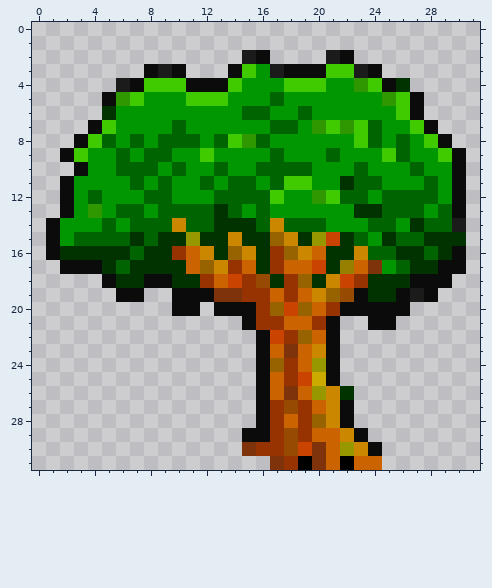
Pixel-art sprite: res/dungeons/tree2.png. Above, as it was before the edit.
The file is 32x32 pixels. Colours within 5 levels of each other are drawn and written as one. The old version is drawn lined up with the new one.
The result:
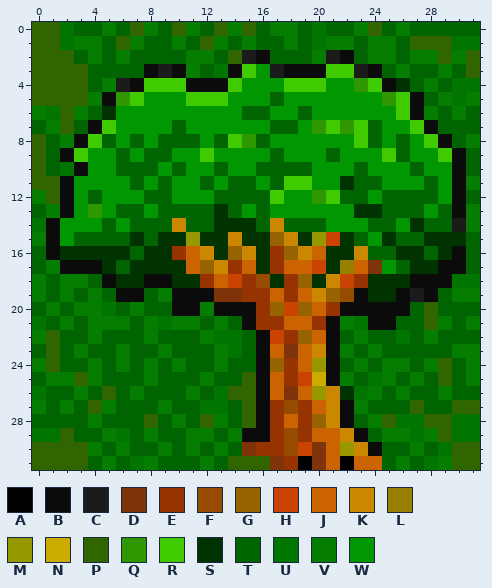
Palette (. is transparent): A #000000  B #0b0b0b  C #1b1b1b  D #7f330b  E #973300  F #974b00  G #976300  H #cb4300  J #cb6300  K #cb8700  L #977f00  M #979700  N #cbab00  P #306500  Q #2f9700  R #3fcb00  S #003300  T #006500  U #007500  V #047d00  W #009700
Changes in this commit:
whole drawing moved by +1,+0 (the old picture is shown already moved)
Changed rows in their new state; - is an unchanged pixel.
first column x 0:
 0 PPUTTVTPVTPVTPVPTVVTUTTVPTVTTTTT
 1 PPUVVTPVTTVTPVTVTTVTUVVTVVTPPPUU
 2 PPPTVTVTTTTVVTP--TTTV--TVVTVVPVP
 3 PPPPTTTT---VTU-----------TVTTVTP
 4 PPPPTV---------------------TVTUU
 5 PPPPV-----------------------TVUV
 6 VUPVT-----------------------VTVT
 7 TVPT-------------------------TTT
 8 PTV---------------------------TV
 9 PT-----------------------------T
10 PTU----------------------------T
11 PP-----------------------------V
12 VP-----------------------------T
13 TV-----------------------------V
14 U------------------------------V
15 V------------------------------T
16 T------------------------------T
17 TV-----------------------------T
18 VTVVT-------------------------UU
19 VTVTVT--TV-------------------TVV
20 TVTVVUTVTT--V--------------TPTTT
21 UTVTVVVTVUVVTVT-------VU--TTPVTV
22 VPTTVTTTVTTTVUUT------TVTTUTVTTT
23 TPTVTTVTTVTTTVUT------VTVTTTTTVV
24 VPTTVTVTVTVTTVTT------TVTVVTVPTV
25 TVVPVTTTVTTTVTTP------VTUVTVTPTV
26 UTTVTPTVTTTVTUPP-------UVTVTTVTT
27 VTVTPVTTTVTTUUTP-------VTTTPTTPP
28 TTTTVTTTPTVTPVTP-------TVPUUPPUU
29 UUPTTVUTVTTVVTV---------TVVUVPUU
30 PPPPVTVTTVTVTVT----------TTVTUPP
31 PPPPTVTUVTTTVTPPP--------TVTUVPP
Changed places in both pictures, as pixel boxes (x1, y1, x2, y2):
added: (32, 22, 480, 470)
